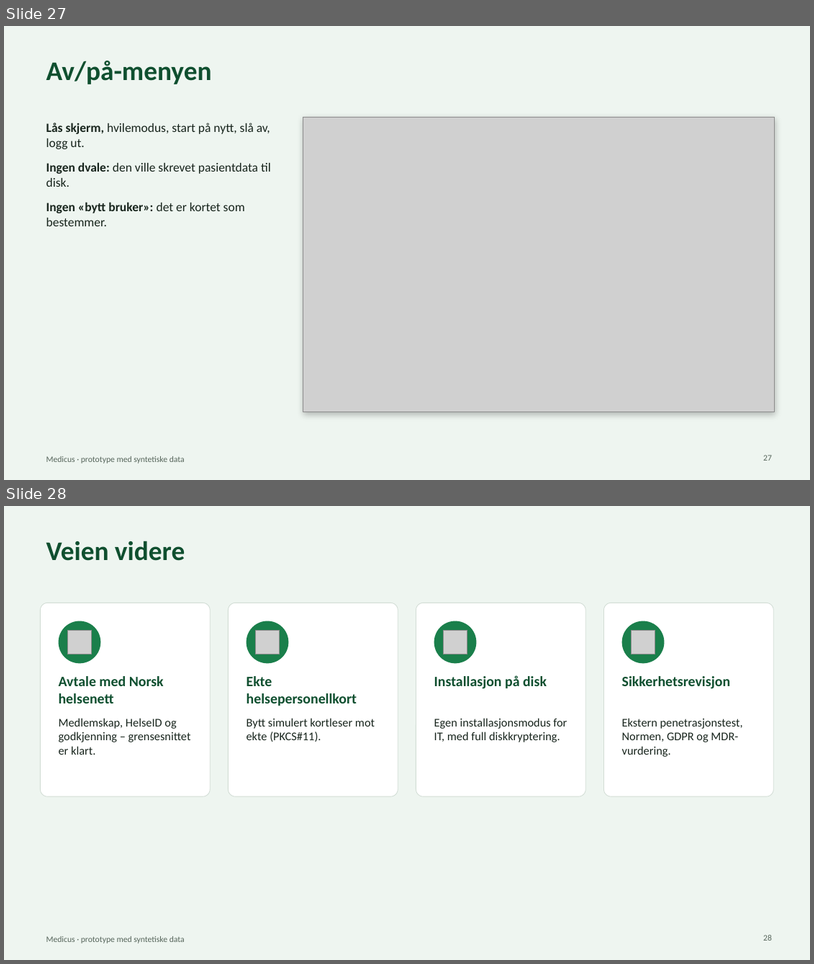
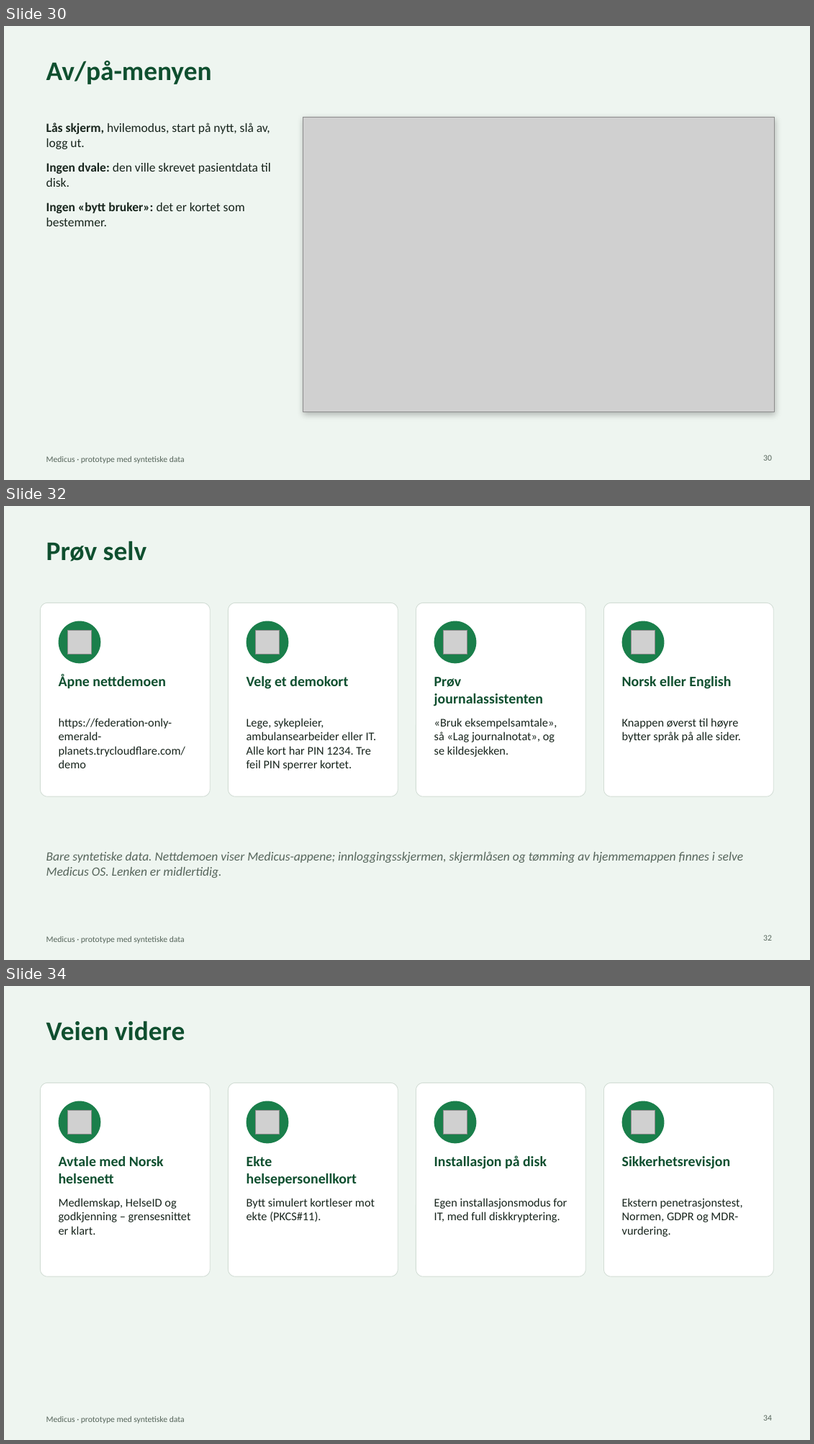
Before and after one commit to MusaMiyamoto/Medicus, a slide deck: docs/Medicus-presentasjon.pptx. Shown one above the other, each under a label of ours: slides 27 and 28 before the commit, slides 30, 32 and 34 after it; the slides between them are not shown. The pictures are 814x964 and 814x1444 pixels, drawn with LibreOffice and Linux fonts; fonts in the diff are those of the drawing; grey boxes stand for pictures. Boxes give left, top, right and bottom in pixels: in the first picture for what was removed or moved away, otherwise in the second. Text is boxed around its words. In the diff, an @@ line names an element or a change of style, - is before the commit and + after.

```diff
--- a/docs/Medicus-presentasjon.pptx
+++ b/docs/Medicus-presentasjon.pptx
@@ slide 32 added at <box>4,506,810,960</box>, background #EEF5F0; not listed: 1 template element that a slide beside it also shows @@
@@ title added at <box>46,541,147,561</box>, 32 pt, text #0F4F2F, bold @@
+Prøv selv
@@ rounded rectangle added at <box>40,602,211,796</box>, fill #FFFFFF, outline #D2DDD5 0.75 pt @@
@@ rounded rectangle added at <box>229,602,399,796</box>, fill #FFFFFF, outline #D2DDD5 0.75 pt @@
@@ rounded rectangle added at <box>417,602,586,796</box>, fill #FFFFFF, outline #D2DDD5 0.75 pt @@
@@ rounded rectangle added at <box>604,602,774,796</box>, fill #FFFFFF, outline #D2DDD5 0.75 pt @@
@@ ellipse added at <box>59,621,100,663</box>, fill #1A7F4B @@
@@ picture added at <box>67,630,92,654</box> @@
@@ ellipse added at <box>247,621,289,663</box>, fill #1A7F4B @@
@@ picture added at <box>256,630,280,654</box> @@
@@ ellipse added at <box>435,621,477,663</box>, fill #1A7F4B @@
@@ picture added at <box>443,630,468,654</box> @@
@@ ellipse added at <box>622,621,665,663</box>, fill #1A7F4B @@
@@ picture added at <box>631,630,656,654</box> @@
@@ text added at <box>59,674,165,688</box>, 17 pt, text #0F4F2F, bold @@
+Åpne nettdemoen
@@ text added at <box>247,676,348,689</box>, 17 pt, text #0F4F2F, bold @@
+Velg et demokort
@@ text added at <box>435,677,543,706</box>, 17 pt, text #0F4F2F, bold @@
+Prøv journalassistenten
@@ text added at <box>622,676,731,689</box>, 17 pt, text #0F4F2F, bold @@
+Norsk eller English
@@ text added at <box>59,718,185,768</box>, 14 pt, text #17241C @@
+https://federation-only-emerald-planets.trycloudflare.com/demo
@@ text added at <box>247,718,377,770</box>, 14 pt, text #17241C @@
+Lege, sykepleier, ambulansearbeider eller IT. Alle kort har PIN 1234. Tre feil PIN sperrer kortet.
@@ text added at <box>435,718,557,757</box>, 14 pt, text #17241C @@
+«Bruk eksempelsamtale», så «Lag journalnotat», og se kildesjekken.
@@ text added at <box>622,718,741,742</box>, 14 pt, text #17241C @@
+Knappen øverst til høyre bytter språk på alle sider.
@@ text added at <box>46,851,743,878</box>, 15 pt, text #56655B, italic @@
+Bare syntetiske data. Nettdemoen viser Medicus-appene; innloggingsskjermen, skjermlåsen og tømming av hjemmemappen finnes i selve Medicus OS. Lenken er midlertidig.
@@ page number added at <box>764,934,772,940</box>, 10 pt, text #56655B @@
+32
@@ what was slide 27 is now slide 30 @@
@@ page number at <box>764,454,772,460</box>: text changed @@
-27
+30
@@ what was slide 28 is now slide 34 @@
@@ page number at <box>764,1414,772,1420</box>: text changed @@
-28
+34
```
Also in this commit, not shown: 3 slides changed, 5 other slides added, 3 other files.
